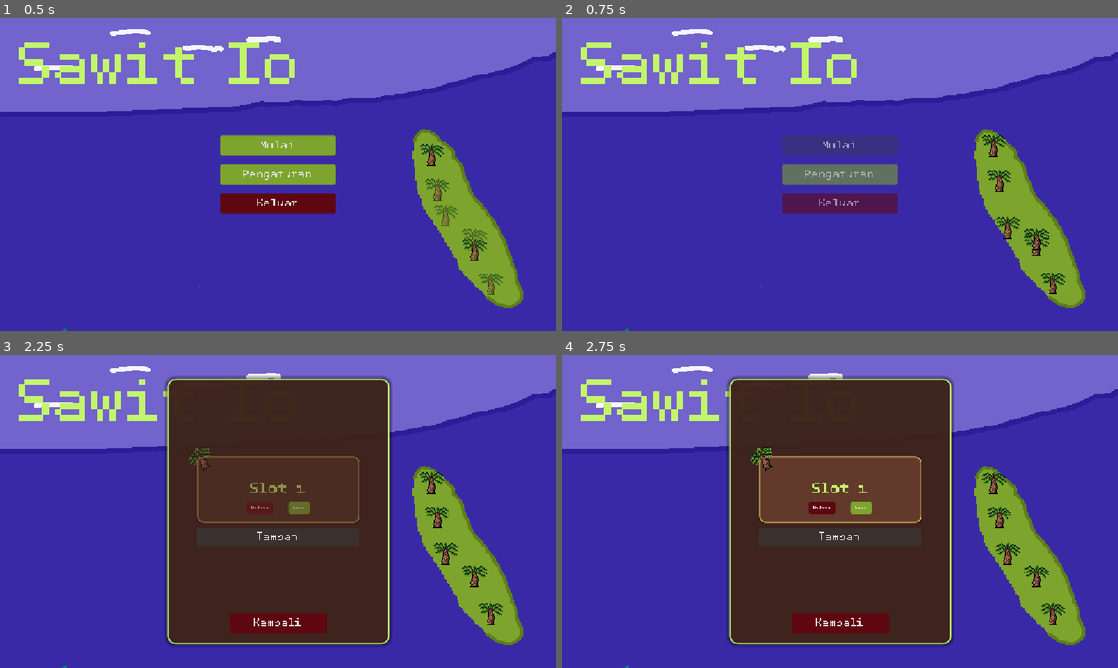
Above: before the commit, frames 1-4 (two rows, left to right).
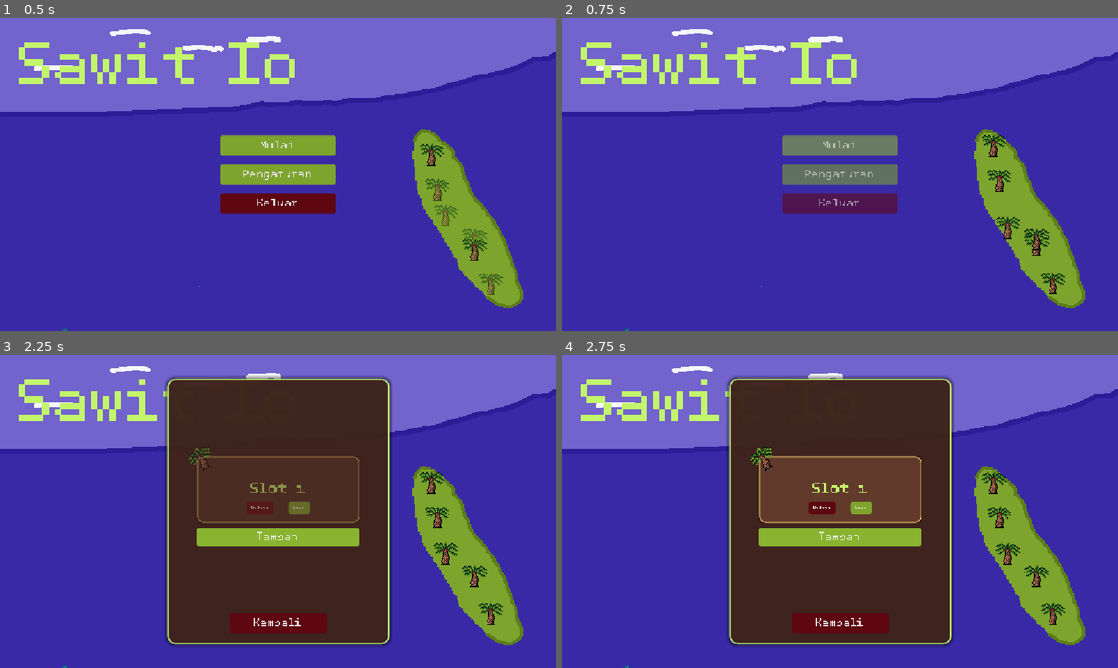
Above: after the commit, the same moments.

Repository: azizul987/Sawit-io
Game: Godot game, scene res://Scene/MainMenui.tscn
Two runs of this game, one before a commit and one after it. Both use one fixed random seed, a clock stepped at 60 frames per second and the inputs below. Sound files missing from this copy of the repository are replaced by a short silence.
Inputs (mouse positions are in pixels of both pictures, inside the frame that each line leads up to):
- Up to frame 1 (0.5 s): no input
- Up to frame 2 (0.75 s): click "Mulai" at 0.5 s
- Up to frame 3 (2.25 s): tap Enter at 1.25 s; drag from (489, 611) to (444, 552) at 1.27 s; click "Tambah" at 2 s
- Up to frame 4 (2.75 s): no input

Frame 1 is identical in both runs. In frame 2, 1.4% of the frame differs, in the area x 39-61%, y 37-44%; in frame 3, 1.7%, in the area x 35-65%, y 55-62%; in frame 4, 1.7%.

Commit message:
feat(ui): implement main_theme.tres for global button styling
- Add main_theme.tres to consolidate button styles (normal, hover, pressed).
- Apply main_theme.tres to root nodes in MainMenui.tscn (Menu_Awal, SaveMenu, SettingsMenu, ConfirmationMenu) to automatically style all buttons using Godot's inheritance.
- Remove hardcoded styling overrides from Mulai button to allow it to inherit the theme cleanly.
- Revert dynamic code-based style assignments in main_menui.gd in favor of the new Theme system.

Diff:
--- a/Scene/MainMenui.tscn
+++ b/Scene/MainMenui.tscn
@@ -8,6 +8,7 @@
 [ext_resource type="StyleBox" uid="uid://bxc7x675qpy2t" path="res://styles/default_btn.tres" id="5_a0ht3"]
 [ext_resource type="StyleBox" uid="uid://cm3w2qy1pb8xt" path="res://styles/panel_style.tres" id="5_panel_style"]
 [ext_resource type="PackedScene" uid="uid://ixfjwv7jcibd" path="res://Logic/object_For_skrip/SaveSlotItem.tscn" id="5_y1wp1"]
+[ext_resource type="Theme" uid="uid://cx6yq3a2b1c0d" path="res://styles/main_theme.tres" id="99_maintheme"]
 
 [sub_resource type="StyleBoxTexture" id="StyleBoxTexture_w84f2"]
 texture = ExtResource("2_3r8ox")
@@ -203,6 +204,7 @@
 [node name="CanvasLayer" type="CanvasLayer" parent="." unique_id=1363850231]
 
 [node name="SaveMenu" type="Control" parent="CanvasLayer" unique_id=857662195]
+visible = false
 layout_mode = 3
 anchors_preset = 15
 anchor_right = 1.0
@@ -211,6 +213,7 @@
 offset_right = 1.0
 grow_horizontal = 2
 grow_vertical = 2
+theme = ExtResource("99_maintheme")
 
 [node name="SavePanel" type="Panel" parent="CanvasLayer/SaveMenu" unique_id=918273645]
 layout_mode = 1
@@ -288,7 +291,6 @@
 text = "Kembali"
 
 [node name="Menu_Awal" type="Control" parent="CanvasLayer" unique_id=370296056]
-visible = false
 modulate = Color(1, 1, 1, 0)
 layout_mode = 3
 anchors_preset = 8
@@ -302,6 +304,7 @@
 offset_bottom = 276.0
 grow_horizontal = 2
 grow_vertical = 2
+theme = ExtResource("99_maintheme")
 
 [node name="VBoxContainer" type="VBoxContainer" parent="CanvasLayer/Menu_Awal" unique_id=938201948]
 layout_mode = 1
@@ -323,7 +326,6 @@
 layout_mode = 2
 theme_override_fonts/font = ExtResource("1_k3gr3")
 theme_override_font_sizes/font_size = 24
-theme_override_styles/normal = ExtResource("5_a0ht3")
 text = "Mulai"
 
 [node name="Pengaturan" type="Button" parent="CanvasLayer/Menu_Awal/VBoxContainer" unique_id=482019283]
@@ -350,6 +352,7 @@
 anchor_bottom = 1.0
 grow_horizontal = 2
 grow_vertical = 2
+theme = ExtResource("99_maintheme")
 
 [node name="Panel" type="Panel" parent="CanvasLayer/SettingsMenu" unique_id=235956020]
 layout_mode = 1
@@ -459,6 +462,7 @@
 anchor_bottom = 1.0
 grow_horizontal = 2
 grow_vertical = 2
+theme = ExtResource("99_maintheme")
 
 [node name="Panel" type="Panel" parent="CanvasLayer/ConfirmationMenu" unique_id=578516272]
 layout_mode = 1
--- a/Scene/main_menui.gd
+++ b/Scene/main_menui.gd
@@ -27,6 +27,15 @@
 @onready var confirm_batal_btn: Button = $CanvasLayer/ConfirmationMenu/VBoxContainer/HBoxContainer/BatalBtn
 @onready var confirm_hapus_btn: Button = $CanvasLayer/ConfirmationMenu/VBoxContainer/HBoxContainer/YaHapusBtn
 @onready var confirm_label: Label = $CanvasLayer/ConfirmationMenu/VBoxContainer/ConfirmLabel
+
+func _input(event: InputEvent) -> void:
+	if event.is_action_pressed("ui_cancel"):
+		if confirm_menu.visible:
+			_on_confirm_batal()
+		elif settings_menu.visible:
+			_on_settings_kembali_pressed()
+		elif $CanvasLayer/SaveMenu.visible:
+			_on_kembali_pressed()
 
 # Called when the node enters the scene tree for the first time.
 func _ready() -> void:
--- /dev/null
+++ b/styles/default_btn_hover.tres
@@ -0,0 +1,12 @@
+[gd_resource type="StyleBoxFlat" format=3 uid="uid://d6abmhhbeytf"]
+
+[resource]
+content_margin_left = 10.0
+content_margin_top = 8.0
+content_margin_right = 10.0
+content_margin_bottom = 8.0
+bg_color = Color(0.5385328, 0.7057475, 0.19385344, 1)
+corner_radius_top_left = 5
+corner_radius_top_right = 5
+corner_radius_bottom_right = 5
+corner_radius_bottom_left = 5
--- /dev/null
+++ b/styles/default_btn_press.tres
@@ -0,0 +1,12 @@
+[gd_resource type="StyleBoxFlat" format=3 uid="uid://dh0ubkyxxwn37"]
+
+[resource]
+content_margin_left = 10.0
+content_margin_top = 8.0
+content_margin_right = 10.0
+content_margin_bottom = 8.0
+bg_color = Color(0.039249588, 0.072900854, 0.007755741, 1)
+corner_radius_top_left = 5
+corner_radius_top_right = 5
+corner_radius_bottom_right = 5
+corner_radius_bottom_left = 5
--- /dev/null
+++ b/styles/main_theme.tres
@@ -0,0 +1,10 @@
+[gd_resource type="Theme" format=3 uid="uid://cx6yq3a2b1c0d"]
+
+[ext_resource type="StyleBox" uid="uid://bxc7x675qpy2t" path="res://styles/default_btn.tres" id="1_normal"]
+[ext_resource type="StyleBox" uid="uid://d6abmhhbeytf" path="res://styles/default_btn_hover.tres" id="2_hover"]
+[ext_resource type="StyleBox" uid="uid://dh0ubkyxxwn37" path="res://styles/default_btn_press.tres" id="3_pressed"]
+
+[resource]
+Button/styles/hover = ExtResource("2_hover")
+Button/styles/normal = ExtResource("1_normal")
+Button/styles/pressed = ExtResource("3_pressed")
